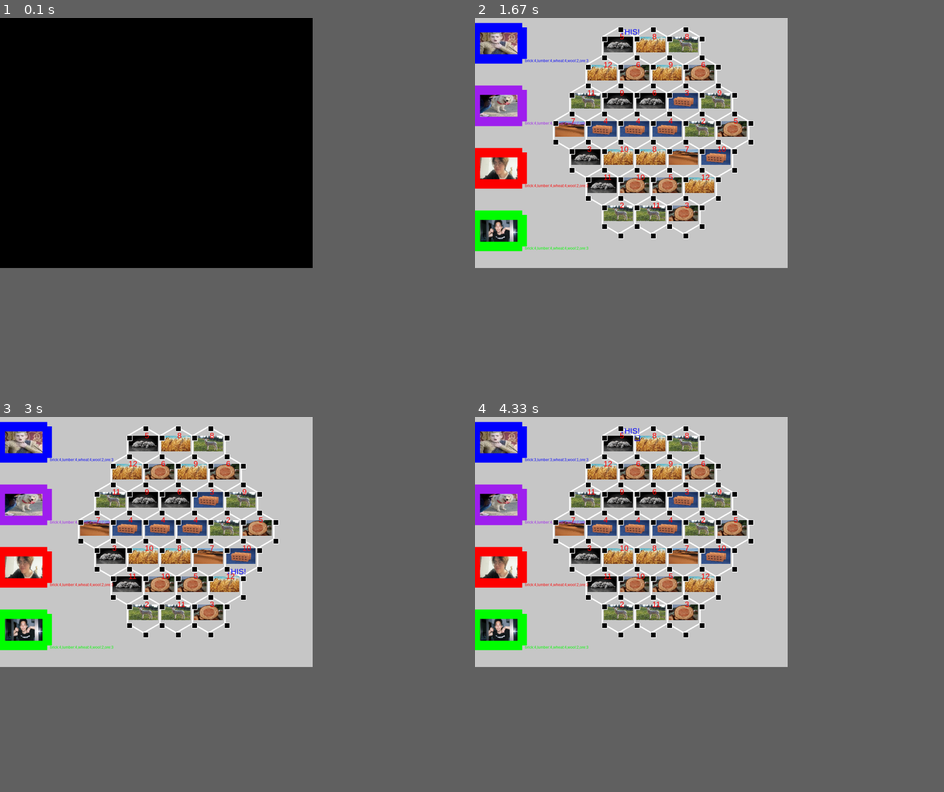
Above: before the commit, frames 1-4 (two rows, left to right).
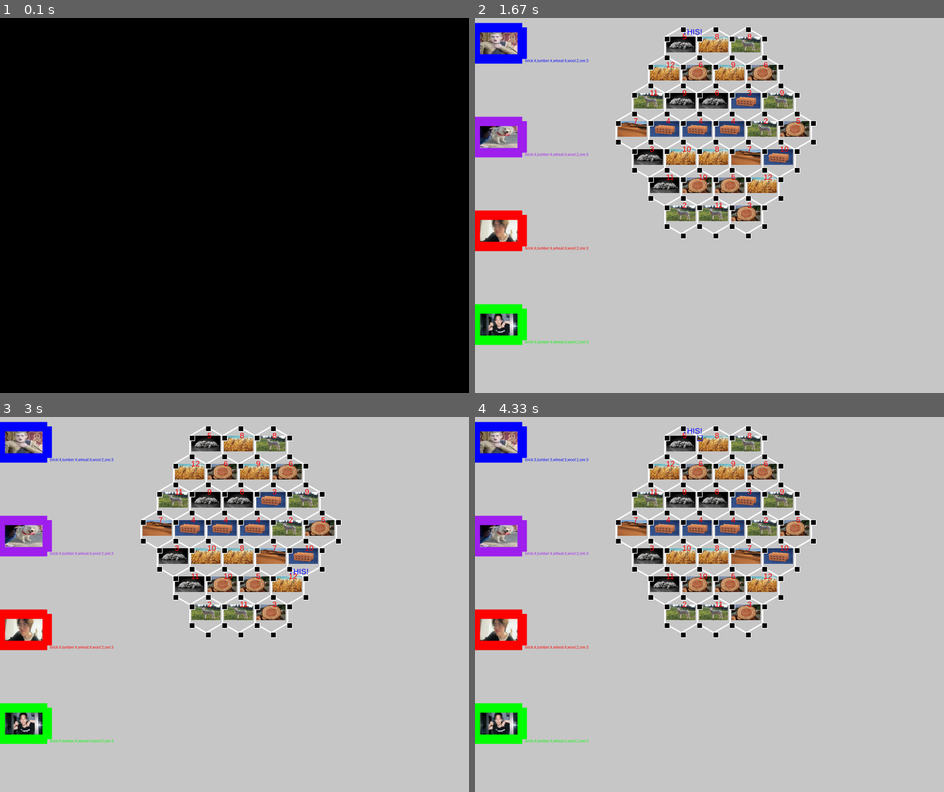
Above: after the commit, the same moments.

Repository: HAOzj/Practices-Python
Game: pygame game, started from pygame/catan/main.py
Same seed, same stepped clock (60 frames per second), same inputs: the game is played once before the commit and once after it.
Inputs:
- Up to frame 1 (0.1 s): no input
- Up to frame 2 (1.67 s): hold Up 0.83-1.3 s; hold Right from 1.33 s (still down)
- Up to frame 3 (3 s): release Right at 1.8 s; hold Left 1.83-2.37 s; hold Down from 2.4 s (still down)
- Up to frame 4 (4.33 s): release Down at 3 s; tap V at 3.68 s
The window is 600x480 before the commit and 900x720 after it. Grey fills any space a smaller window leaves; there, only what the larger window draws over its background counts as a difference.

The runs differ from the first frame. In frame 1, only the window size differs. In frame 2, 20% of the frame differs, in the area x 0-73%, y 2-88%; in frame 3, 20%; in frame 4, 20%.

Commit message:
enlarge the screen

Diff:
--- a/pygame/catan/conf.py
+++ b/pygame/catan/conf.py
@@ -1,11 +1,11 @@
 # -*- coding:utf-8 -*-
 """
-Created on May 03 2023
+Created on May 03, 2023
 
 @author : woshihaozhaojun@sina.com
 """
 # 屏幕
-WIDTH, HEIGHT = 1000, 800
+WIDTH, HEIGHT = 1500, 1200
 BACKGROUND = (200, 200, 200)
 CAPTION = '妹多局之卡坦岛'
 
--- a/pygame/catan/edge.py
+++ b/pygame/catan/edge.py
@@ -1,6 +1,6 @@
 # -*- coding:utf-8 -*-
 """
-Created on May 03 2023
+Created on May 03, 2023
 
 @author : woshihaozhaojun@sina.com
 """
--- a/pygame/catan/main.py
+++ b/pygame/catan/main.py
@@ -1,6 +1,6 @@
 # -*- coding:utf-8 -*-
 """
-Created on May 03 2023
+Created on May 03, 2023
 
 @author : woshihaozhaojun@sina.com
 """
@@ -73,7 +73,7 @@
     tiles = list()
     no2tiles = dict()
     for i in range(-3, 4):
-        first_x, first_y = 200 + x_unit * (abs(i) + 2), y_unit * (i + 4)
+        first_x, first_y = 400 + x_unit * (abs(i) + 2), y_unit * (i + 4)
         for j in range(6 - abs(i)):
             tile = layout.pop()
             hexagon = Hexagon(
--- a/pygame/catan/player.py
+++ b/pygame/catan/player.py
@@ -1,6 +1,6 @@
 # -*- coding:utf-8 -*-
 """
-Created on May 03 2023
+Created on May 03, 2023
 
 @author : woshihaozhaojun@sina.com
 """
--- a/pygame/catan/tile.py
+++ b/pygame/catan/tile.py
@@ -1,6 +1,6 @@
 # -*- coding:utf-8 -*-
 """
-Created on May 03 2023
+Created on May 03, 2023
 
 @author : woshihaozhaojun@sina.com
 """
--- a/pygame/catan/util.py
+++ b/pygame/catan/util.py
@@ -1,6 +1,6 @@
 # -*- coding:utf-8 -*-
 """
-Created on May 03 2023
+Created on May 03, 2023
 
 @author : woshihaozhaojun@sina.com
 """
--- a/pygame/catan/vertex.py
+++ b/pygame/catan/vertex.py
@@ -1,6 +1,6 @@
 # -*- coding:utf-8 -*-
 """
-Created on May 03 2023
+Created on May 03, 2023
 
 @author : woshihaozhaojun@sina.com
 """
